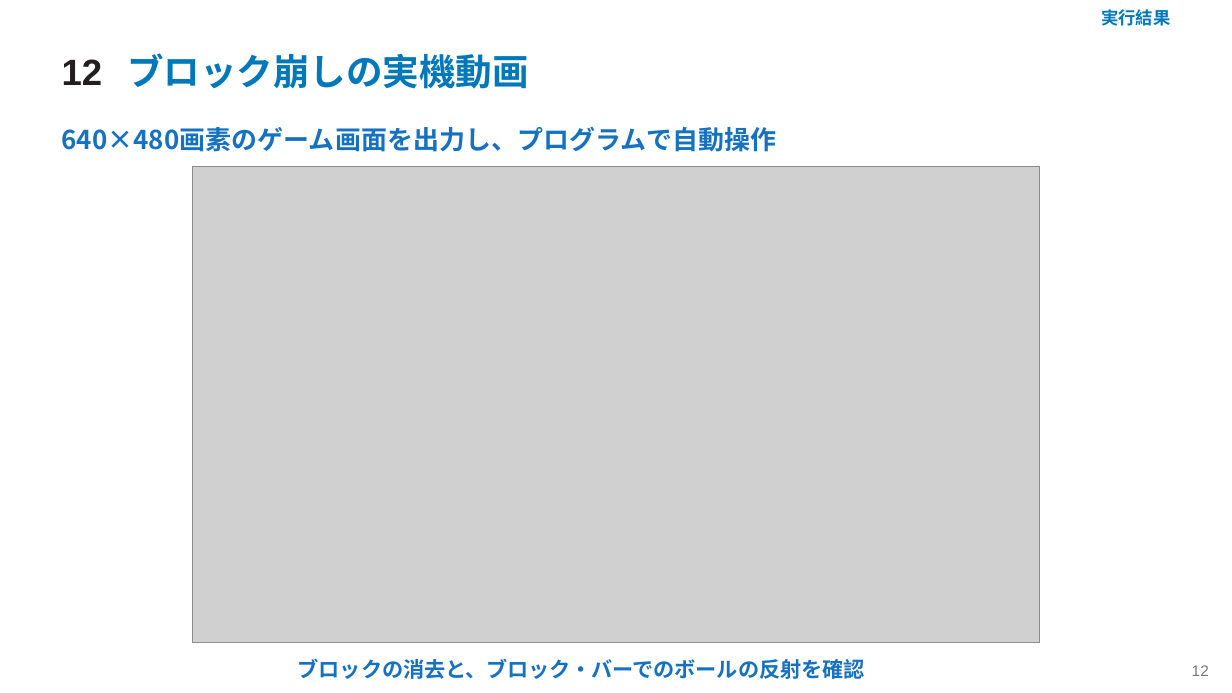
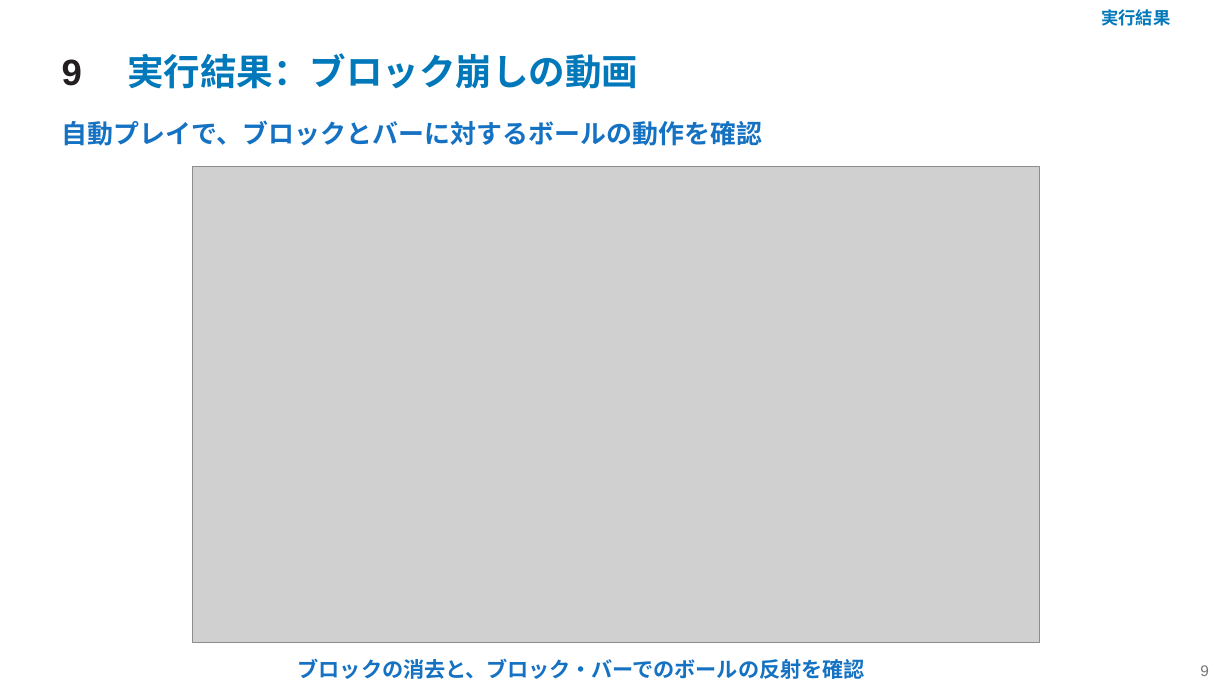
Before and after one commit to SoshiroFujimori/wally-game-console-research, a slide deck: slide 9 of docs/presentation/中間発表_主要事項.pptx (slide 12 before the commit). Drawn at 1232x693 pixels with LibreOffice and Linux fonts; fonts in the diff are those of the drawing; grey boxes stand for pictures. Boxes give left, top, right and bottom in pixels: in the first picture for what was removed or moved away, otherwise in the second. Text is boxed around its words. In the diff, an @@ line names an element or a change of style, - is before the commit and + after.

```diff
--- a/docs/presentation/中間発表_主要事項.pptx
+++ b/docs/presentation/中間発表_主要事項.pptx
@@ text at (62,59,82,86): text changed @@
-12
+9
@@ text at (127,53,638,89): text changed @@
-ブロック崩しの実機動画
+実行結果：ブロック崩しの動画
@@ text at (62,120,763,146): text changed @@
-640×480画素のゲーム画面を出力し、プログラムで自動操作
+自動プレイで、ブロックとバーに対するボールの動作を確認
@@ text at (1200,665,1209,676): text changed @@
-12
+9
```
Also in this commit, not shown: 8 other slides changed, 19 slides removed, 39 other files.
